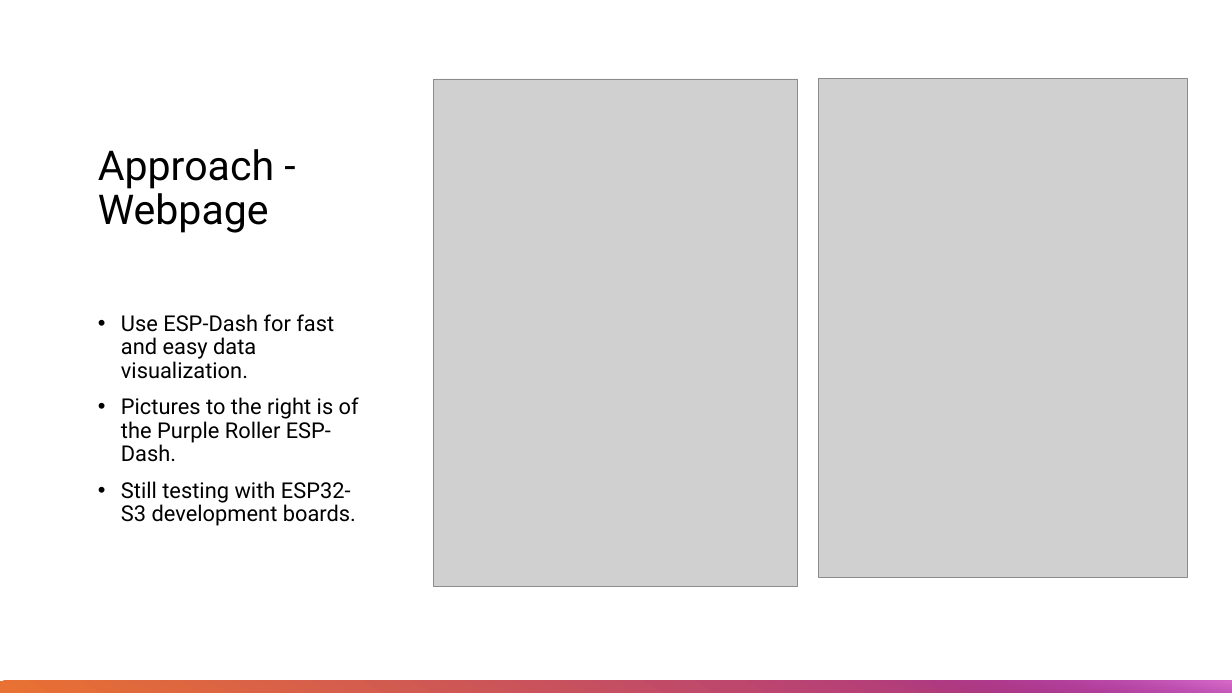
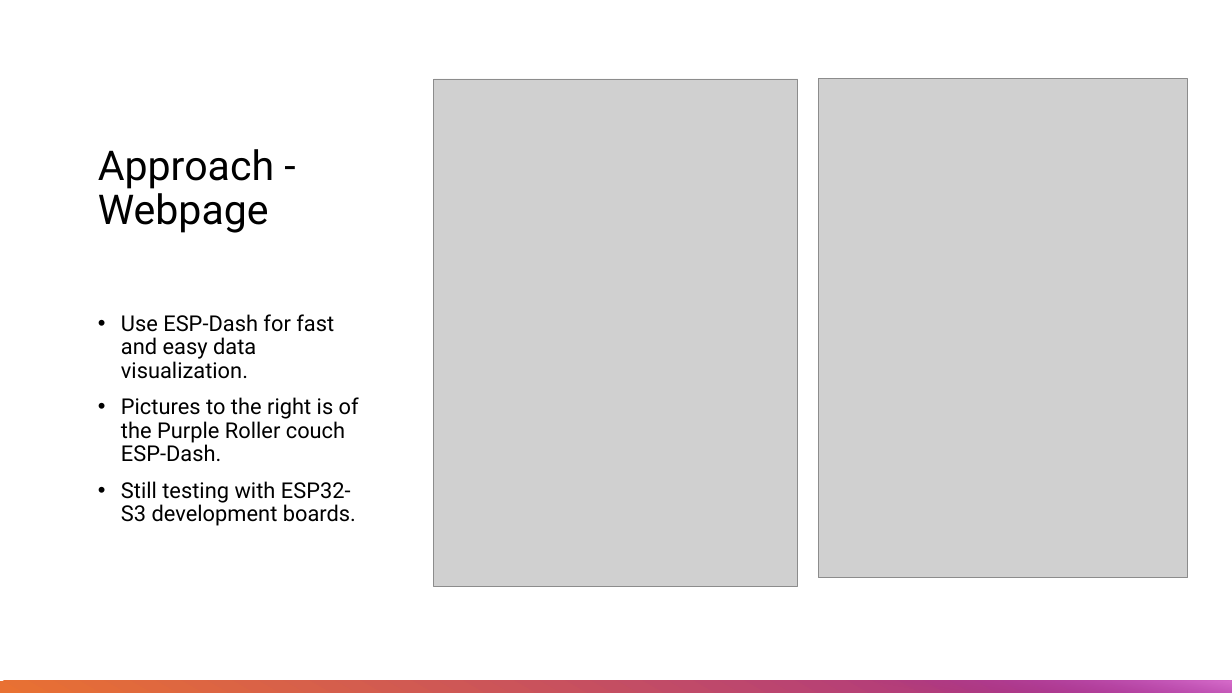
Before and after one commit to Tannyr-Singleterry/ECE590_SeniorDesign, a slide deck: slide 12 of Documents/FInal Presentation/Final_Presentation.pptx. Drawn at 1232x693 pixels with LibreOffice and Linux fonts; fonts in the diff are those of the drawing; grey boxes stand for pictures. Boxes give left, top, right and bottom in pixels: in the first picture for what was removed or moved away, otherwise in the second. Text is boxed around its words. In the diff, an @@ line names an element or a change of style, - is before the commit and + after.

Commit message:
Small change

```diff
--- a/Documents/FInal Presentation/Final_Presentation.pptx
+++ b/Documents/FInal Presentation/Final_Presentation.pptx
@@ text at [121,397,359,462]: text changed @@
-• Pictures to the right is of the Purple Roller ESP-Dash.
+• Pictures to the right is of the Purple Roller couch ESP-Dash.
```
